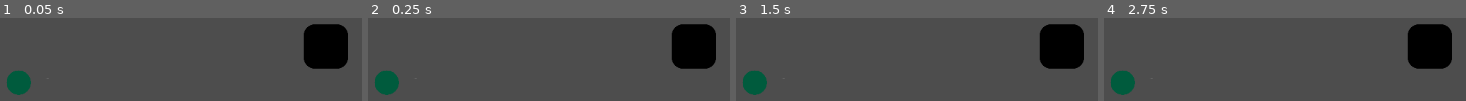
Above: before the commit, frames 1-4 (left to right).
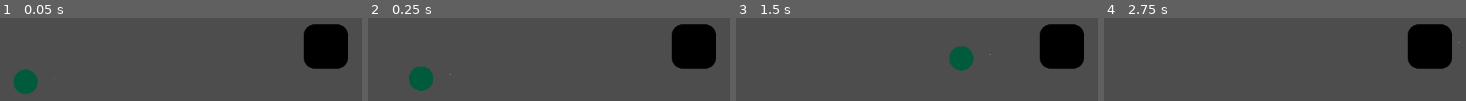
Above: after the commit, the same moments.

Repository: GamerKT4/j-ust-a-nyth-in-g
Game: Godot game, scene res://Scenes/main.tscn
The game is run twice, just before and just after one commit, with the same random seed, the same clock (stepped at 60 frames per second) and the same inputs.
Inputs:
- Up to frame 1 (0.05 s): no input
- Up to frame 2 (0.25 s): no input
- Up to frame 3 (1.5 s): no input
- Up to frame 4 (2.75 s): no input

The runs differ from the first frame. In frame 1, 1.2% of the frame differs, in the area x 1-11%, y 61-93%; in frame 2, 3.2%; in frame 3, 3.2%, in the area x 1-71%, y 33-93%; in frame 4, 1.6%.
Error before the commit: Invalid access to property or key 'global_position' on a base object of type 'null instance'. (res://Scenes/basic_bug.tscn::GDScript_xygos:8)

Commit message:
Basic bug movement
So now the bugs move towards the house.

Diff:
--- a/Scenes/basic_bug.tscn
+++ b/Scenes/basic_bug.tscn
@@ -1,27 +1,13 @@
 [gd_scene format=3 uid="uid://clmjh4dicufxh"]
 
+[ext_resource type="Script" uid="uid://dc55lldsbq0k" path="res://Scripts/basic_bug.gd" id="1_g2awu"]
 [ext_resource type="Texture2D" uid="uid://kajve4xi24w2" path="res://Assets/Enemies/Basic Bug.png" id="1_xygos"]
-
-[sub_resource type="GDScript" id="GDScript_xygos"]
-script/source = "extends CharacterBody2D
-
-@onready var house = $house
-
-var speed = 10
-
-func _physics_process(_delta: float) -> void:
-	var direction = position.direction_to(house.global_position)
-
-	velocity = direction * speed
-
-	move_and_slide()
-"
 
 [sub_resource type="CircleShape2D" id="CircleShape2D_xygos"]
 radius = 17.0
 
 [node name="basic_bug" type="CharacterBody2D" unique_id=1270867735]
-script = SubResource("GDScript_xygos")
+script = ExtResource("1_g2awu")
 
 [node name="Sprite2D" type="Sprite2D" parent="." unique_id=289731266]
 position = Vector2(4.038968e-28, 0)
--- /dev/null
+++ b/Scenes/main_character.tscn
@@ -0,0 +1,10 @@
+[gd_scene format=3 uid="uid://dovmo2pl6bfso"]
+
+[ext_resource type="Texture2D" uid="uid://cry2o82pre6kv" path="res://Assets/Environment/Untitled.png" id="1_48ufq"]
+
+[node name="main_character" type="Node2D" unique_id=618936146]
+
+[node name="Sprite2D" type="Sprite2D" parent="." unique_id=1645406361]
+texture = ExtResource("1_48ufq")
+
+[node name="CollisionShape2D" type="CollisionShape2D" parent="." unique_id=1073013487]
--- /dev/null
+++ b/Scripts/basic_bug.gd
@@ -0,0 +1,19 @@
+extends CharacterBody2D
+
+@onready var house: Node2D = %house
+
+var house_position: Vector2 = Vector2.ZERO
+@export var bug_speed = 200
+
+
+# Called when the node enters the scene tree for the first time.
+func _ready() -> void:
+	house_position = house.global_position
+	print(house_position)
+	pass
+
+
+# Called every frame. 'delta' is the elapsed time since the previous frame.
+func _physics_process(delta):
+	position = position.move_toward(house_position, bug_speed*delta)
+	pass
Binary file added: Assets/Environment/Untitled.png
Not shown, added: Assets/Environment/Untitled.png.import
Not shown, added: Scripts/basic_bug.gd.uid
